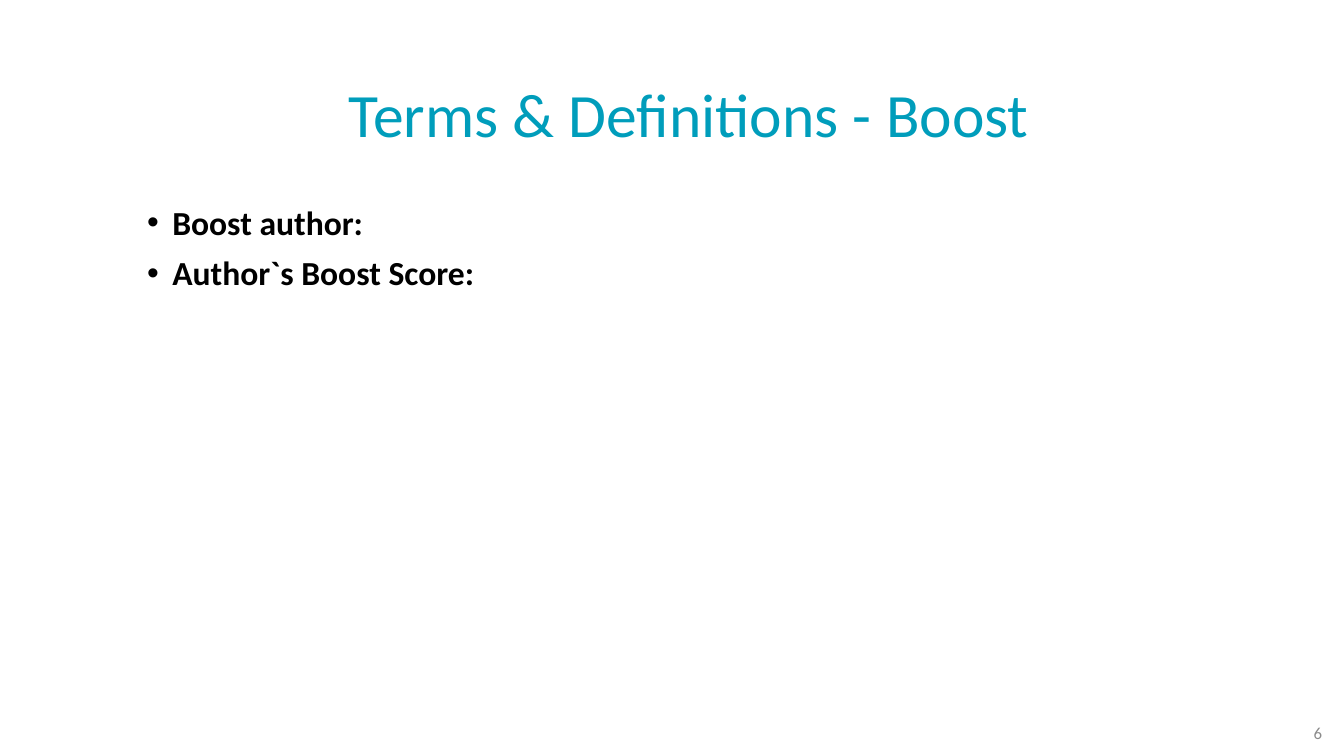
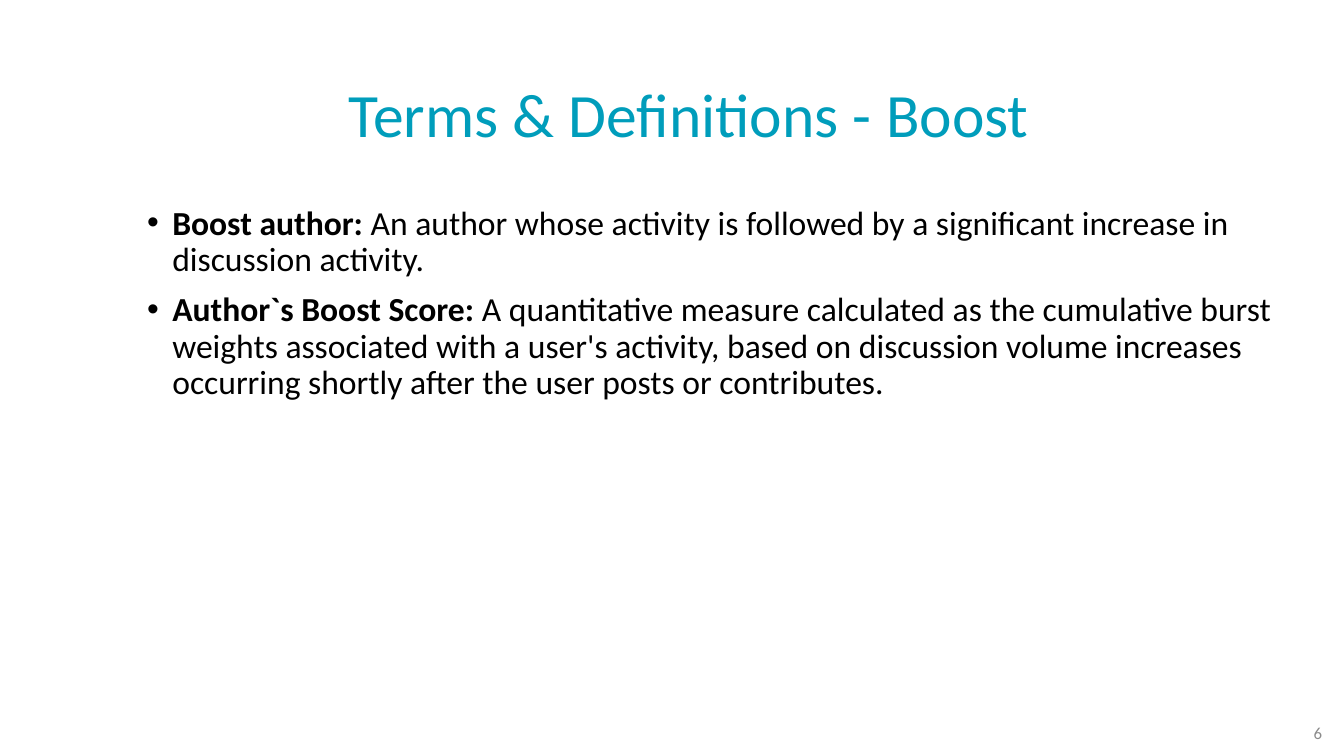
Before and after one commit to NoaTal1996/Backbone-Graph, a slide deck: slide 6 of docs/meeting/2026_02_19.pptx. Drawn at 1344x756 pixels with LibreOffice and Linux fonts; fonts in the diff are those of the drawing; background and template pictures are left out. Boxes give left, top, right and bottom in pixels: in the first picture for what was removed or moved away, otherwise in the second. Text is boxed around its words. In the diff, an @@ line names an element or a change of style, - is before the commit and + after.

```diff
--- a/docs/meeting/2026_02_19.pptx
+++ b/docs/meeting/2026_02_19.pptx
@@ text at [172, 211, 1270, 400]: text changed; bold off @@
-• Boost author:
-• Author`s Boost Score:
+• Boost author: An author whose activity is followed by a significant increase in discussion activity.
+• Author`s Boost Score: A quantitative measure calculated as the cumulative burst weights associated with a user's activity, based on discussion volume increases occurring shortly after the user posts or contributes.
```
Also in this commit, not shown: 1 slide added.
